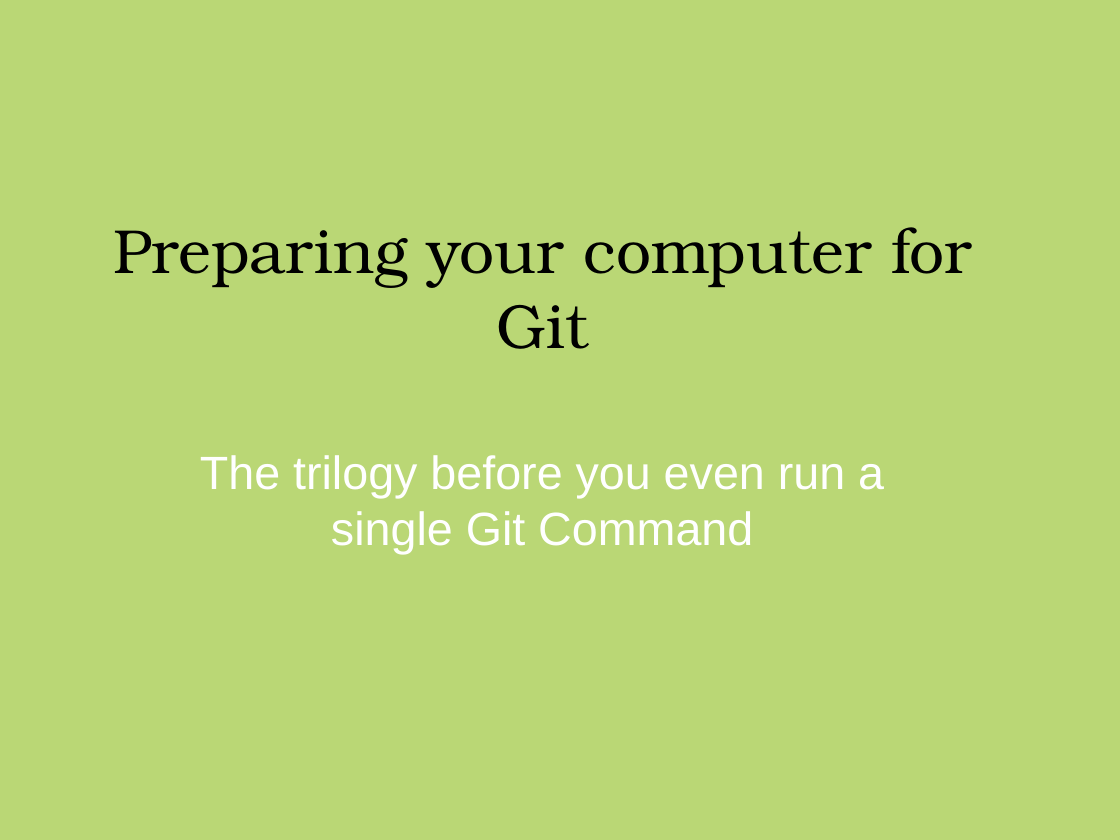
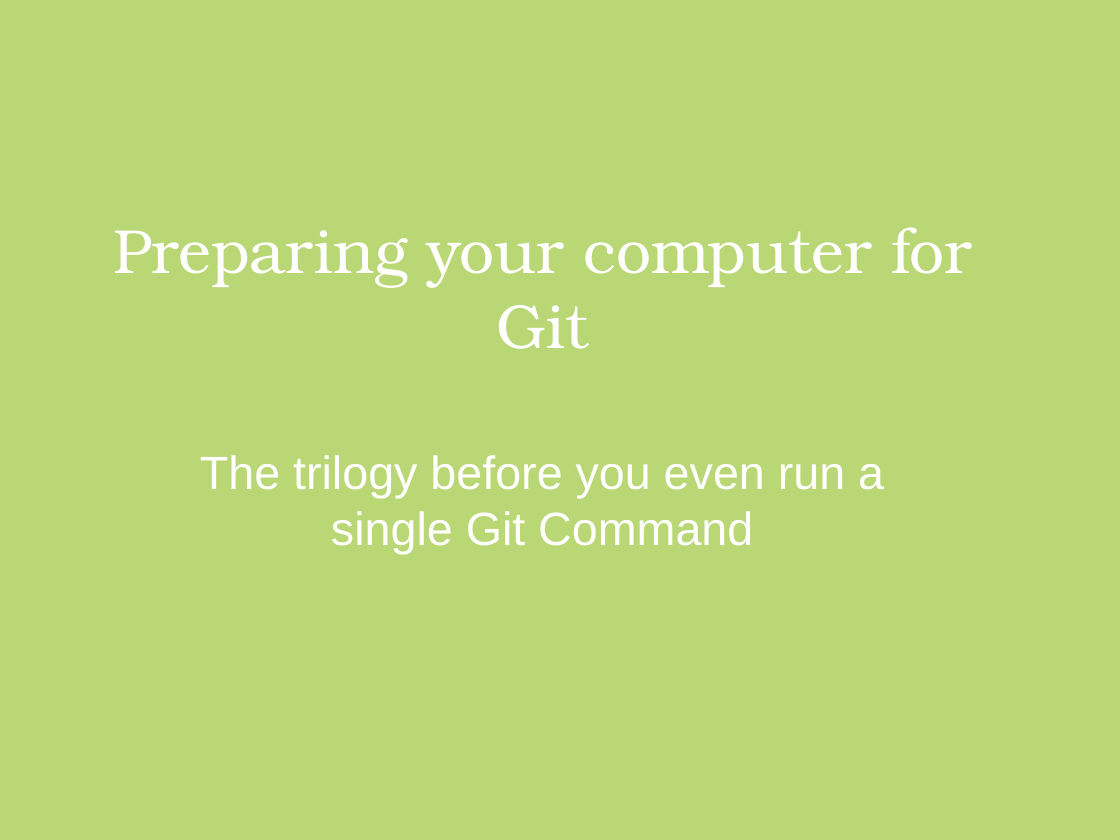
Before and after one commit to JaceTan/programming-notes, a slide deck: slide 1 of Preparing your computer for Git (Windows).pptx. Drawn at 1120x840 pixels with LibreOffice and Linux fonts; fonts in the diff are those of the drawing; background and template pictures are left out. Boxes give left, top, right and bottom in pixels: in the first picture for what was removed or moved away, otherwise in the second. Text is boxed around its words. In the diff, an @@ line names an element or a change of style, - is before the commit and + after.

```diff
--- a/Preparing your computer for Git (Windows).pptx
+++ b/Preparing your computer for Git (Windows).pptx
@@ title "Preparing your computer for Git" at [113,227,972,349]: text colour #000000 to #FFFFFF @@
```
Also in this commit, not shown: 2 other files.
